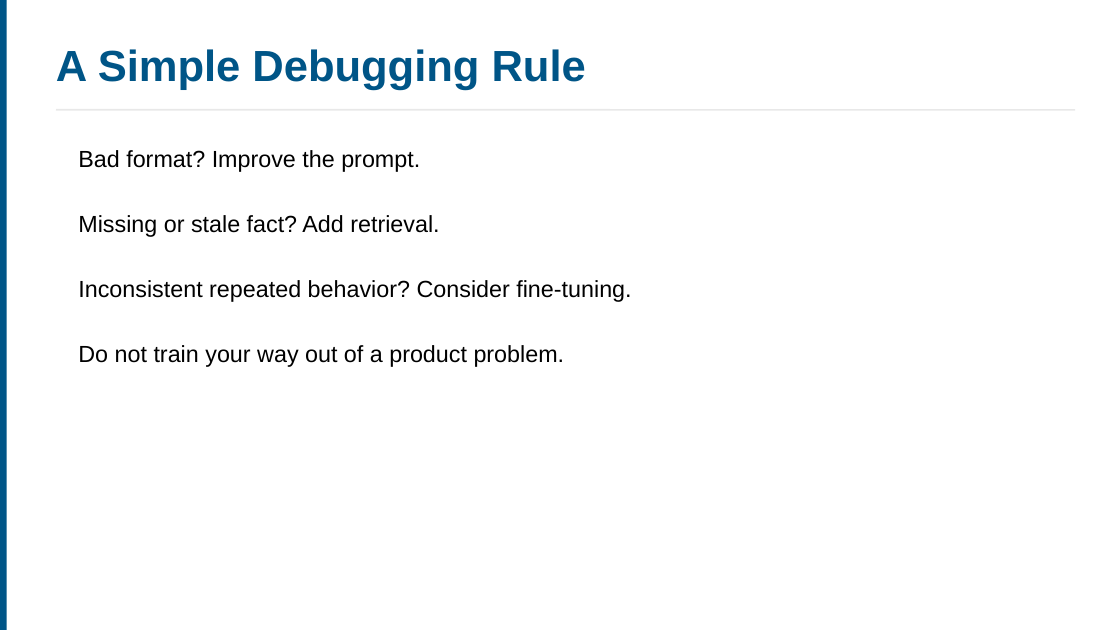
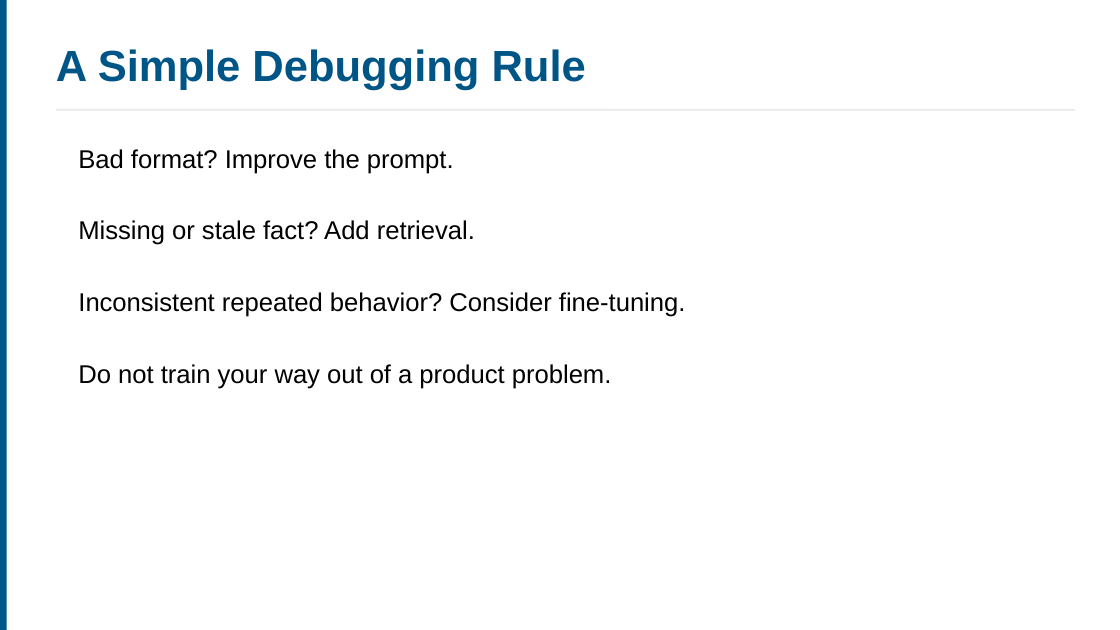
Before and after one commit to ucla-anderson-SSAI/SSAI, a slide deck: slide 11 of Slides/Week 8/Week8.pptx (slide 25 before the commit). Drawn at 1120x630 pixels with LibreOffice and Linux fonts; fonts in the diff are those of the drawing. Boxes give left, top, right and bottom in pixels: in the first picture for what was removed or moved away, otherwise in the second. Text is boxed around its words. In the diff, an @@ line names an element or a change of style, - is before the commit and + after.

```diff
--- a/Slides/Week 8/Week8.pptx
+++ b/Slides/Week 8/Week8.pptx
@@ text "Inconsistent repeated behavior? Consider fine-tuning.": place and size @@
-text "Inconsistent repeated behavior? Consider fine-tuning." at <box>78,280,631,302</box>
+text "Inconsistent repeated behavior? Consider fine-tuning." at <box>78,292,686,317</box>
@@ size 15 to 16.5 pt in 4 elements at <box>78,149,454,174</box>, <box>78,220,475,245</box>, <box>78,292,686,317</box>, <box>78,364,611,389</box> @@
@@ text "Do not train your way ...": place and size @@
-text "Do not train your way ..." at <box>78,345,565,367</box>
+text "Do not train your way ..." at <box>78,364,611,389</box>
```
Also in this commit, not shown: 7 other slides changed, 12 slides added, 35 slides removed, 8 other files.
